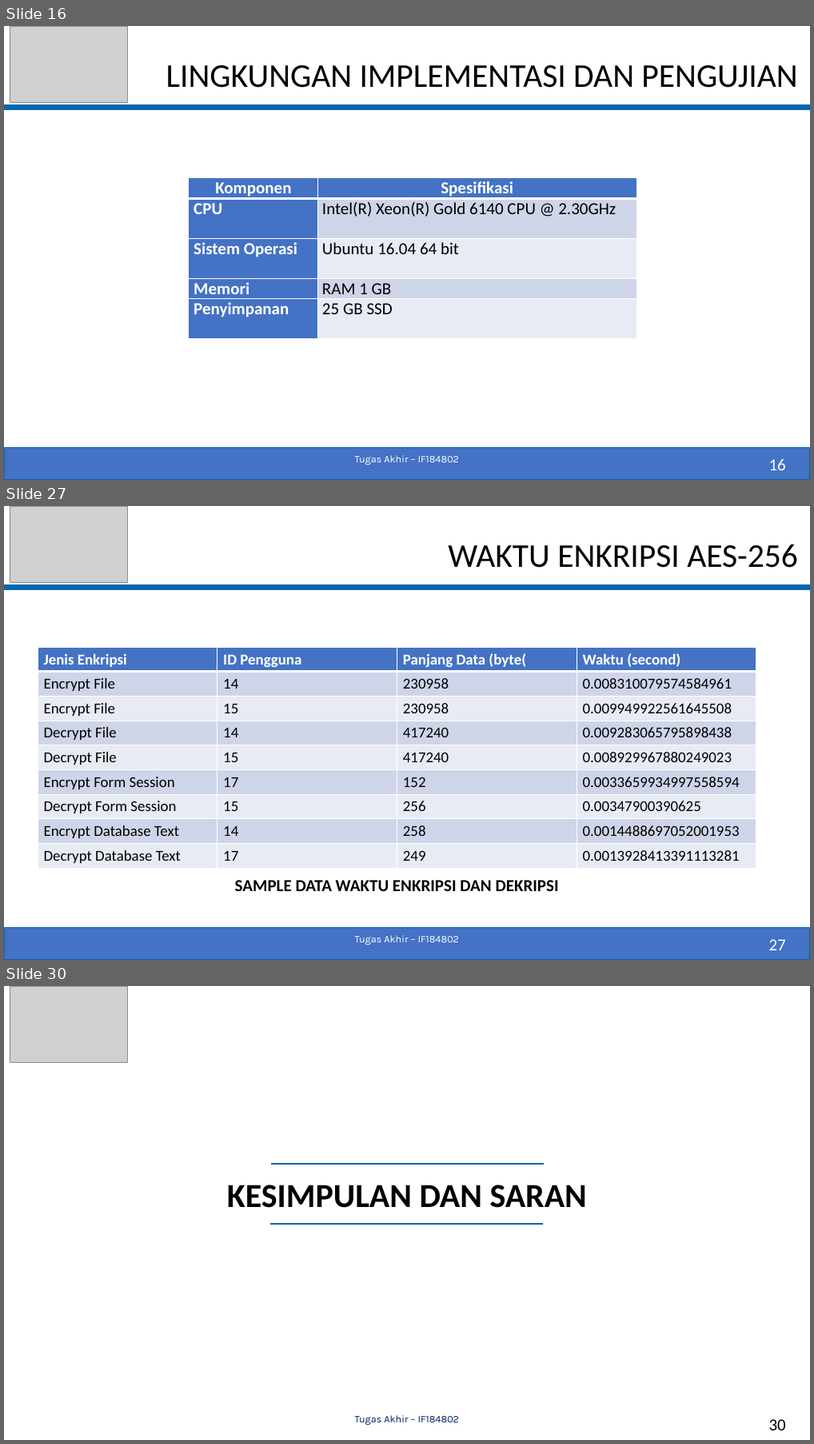
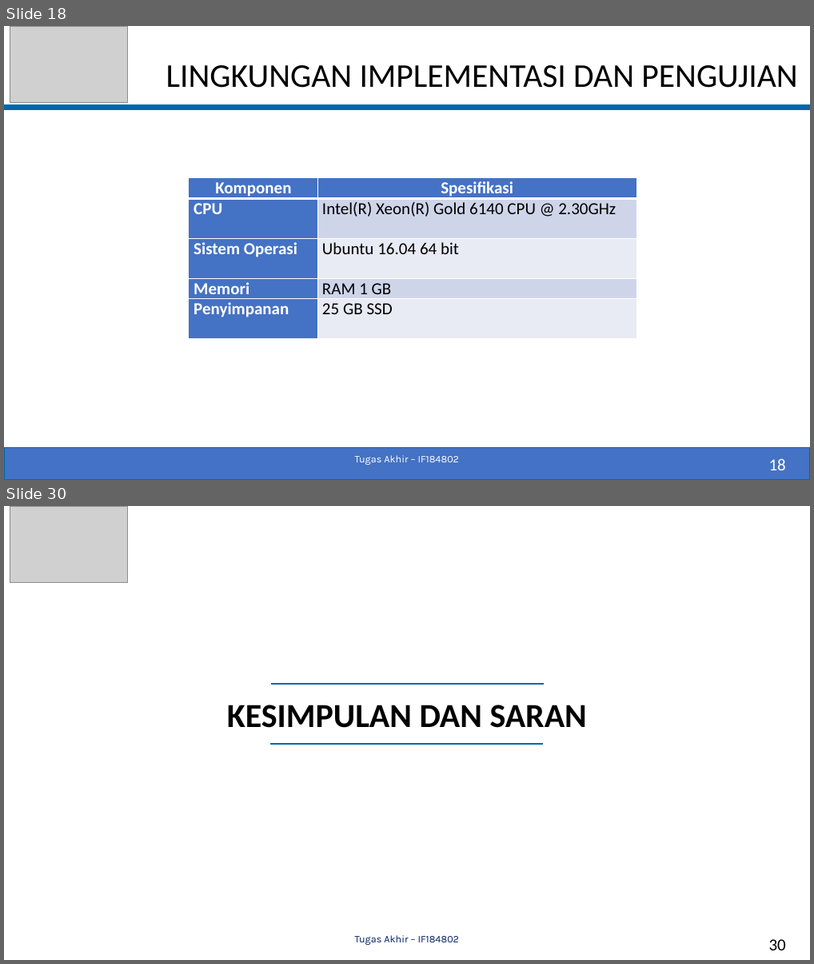
Before and after one commit to fajrisalam/Tugas-Akhir, a slide deck: PPT_SIDANG.pptx. Shown one above the other, each under a label of ours: slides 16, 27 and 30 before the commit, slides 18 and 30 after it; the slides between them are not shown. The pictures are 814x1444 and 814x964 pixels, drawn with LibreOffice and Linux fonts; fonts in the diff are those of the drawing; grey boxes stand for pictures. Boxes give left, top, right and bottom in pixels: in the first picture for what was removed or moved away, otherwise in the second. Text is boxed around its words. In the diff, an @@ line names an element or a change of style, - is before the commit and + after.

```diff
--- a/PPT_SIDANG.pptx
+++ b/PPT_SIDANG.pptx
@@ slide 27 removed at box(4, 506, 810, 960), background #FFFFFF @@
@@ picture removed at box(10, 506, 128, 582) @@
@@ title removed at box(448, 544, 798, 568) @@
-WAKTU ENKRIPSI AES-256
@@ line removed from (4, 587) to (810, 587) @@
@@ table removed at box(38, 647, 757, 868), 9 rows, 4 columns @@
-Jenis Enkripsi | ID Pengguna | Panjang Data (byte( | Waktu (second)
-Encrypt File | 14 | 230958 | 0.008310079574584961
-Encrypt File | 15 | 230958 | 0.009949922561645508
-Decrypt File | 14 | 417240 | 0.009283065795898438
-Decrypt File | 15 | 417240 | 0.008929967880249023
-Encrypt Form Session | 17 | 152 | 0.0033659934997558594
-Decrypt Form Session | 15 | 256 | 0.00347900390625
-Encrypt Database Text | 14 | 258 | 0.0014488697052001953
-Decrypt Database Text | 17 | 249 | 0.0013928413391113281
@@ text removed at box(235, 880, 559, 891) @@
-SAMPLE DATA WAKTU ENKRIPSI DAN DEKRIPSI
@@ rectangle removed at box(4, 928, 810, 960) @@
@@ text removed at box(355, 935, 460, 944) @@
-Tugas Akhir – IF184802
@@ page number removed at box(770, 939, 786, 950) @@
-27
@@ what was slide 16 is now slide 18 @@
@@ page number at box(770, 458, 786, 470): text changed @@
-16
+18
```
Also in this commit, not shown: 15 slides changed, 5 slides added, 4 other slides removed, 1 other file.
